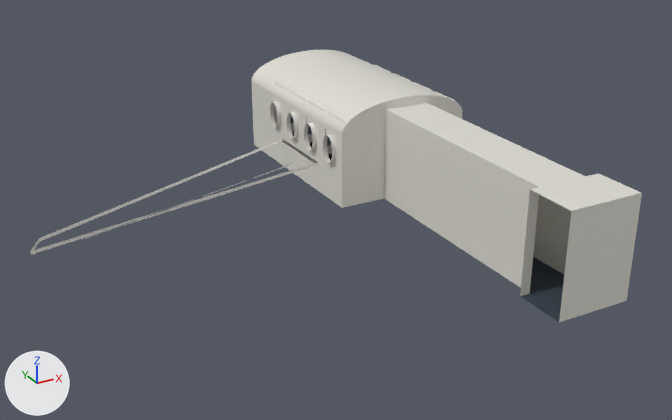
Two versions of the glTF model public/assets/stage/baked/set5.glb, one commit apart.
The view is the same before and after, from a camera (50 mm lens) standing at (-15.74, -14.06, 9.41) and looking at (-6.22, 3.25, 0.75). The axes (+X, +Y, +Z) are drawn at lower left. The lights are the same throughout. The picture after the commit comes second. Where no turn or scale is listed for an object, it has been applied to the vertices. Vertices at exactly the same position are counted once.

The older version as bpy lines, for what is in view:
```python
me_mesh_11 = bpy.data.meshes.new('Mesh_11')
me_mesh_11.from_pydata(...)  # 95878 vertices, 189586 faces; spans x -5.71..5.71, y -6.2..6.2, z -1.32..1.32
me_mesh_11.materials.append(mat_b_aircraftcabin_mat_aluminium)
me_mesh_11.materials.append(mat_b_boardingpassage_mat_cabinfloor)
me_mesh_11.materials.append(mat_b_boardingpassage_mat_cabinwall)
me_mesh_11.materials.append(mat_b_aircraftcabin_mat_skirting)
me_mesh_11.materials.append(mat_b_aircraftseat_mat_cabinseat)
me_mesh_11.materials.append(mat_b_aircraftseat_mat_chairbase)
me_mesh_11.materials.append(mat_b_aircraftseat_mat_bezel)
me_mesh_11.materials.append(mat_b_aircraftseat_mat_chrome)
me_mesh_11.materials.append(mat_b_disclight_mat_lampglobe_pendant)
ob_static = bpy.data.objects.new('Static', me_mesh_11)
ob_static.location = (-7.19, 4.0, 1.32)
```
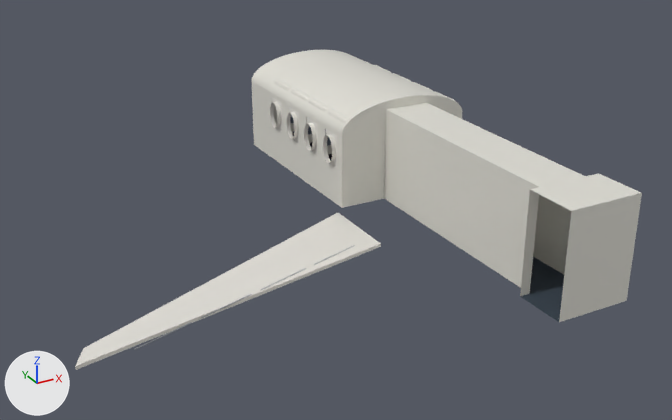
Where the newer file only moved an object's origin or applied its transform, the numbers keep the older frame.

What differs and where, as boxes (x1, y1, x2, y2) in the pictures (672 x 420 px; the box of a moved part takes in the faces that stretch with it):
'Static', reshaped: before (30, 50, 642, 322); after (75, 50, 642, 370)
part 1 of me_mesh_11, moved or reshaped: before (254, 163, 294, 178); after (314, 245, 355, 265)
part 2 of me_mesh_11, moved or reshaped: before (203, 180, 247, 197); after (261, 268, 306, 290)
part 3 of me_mesh_11, moved or reshaped: before (147, 199, 195, 217); after (201, 294, 252, 318)
part 4 of me_mesh_11, moved or reshaped: before (85, 220, 138, 239); after (135, 322, 191, 350)
part 5 of me_mesh_11, moved or reshaped (mostly hidden before): before (30, 139, 318, 254); after (75, 213, 381, 370)

The change in detail:
me_mesh_11 is used by ob_static; location (-7.19, 4.0, 1.32).
me_mesh_11 had 95878 vertices, 189586 faces and spanned x -5.71..5.71, y -6.2..6.2, z -1.32..1.32.
me_mesh_11 now has 95814 vertices, 189588 faces and spans x -5.71..5.71, y -6.2..6.2, z -1.6..1.32.
me_mesh_11 part 1: the loose piece of 8 vertices spanning x 0.09..1.4, y 1.87..2.31, z -0.52..-0.51 is moved by (0.0, -3.2, -1.0).
me_mesh_11 part 2: the loose piece of 8 vertices spanning x -1.46..-0.15, y 1.37..1.81, z -0.52..-0.51 is moved by (0.0, -3.2, -1.0).
me_mesh_11 part 3: the loose piece of 8 vertices spanning x -3.01..-1.7, y 0.87..1.31, z -0.52..-0.51 is moved by (0.0, -3.2, -1.0).
me_mesh_11 part 4: the loose piece of 8 vertices spanning x -4.56..-3.25, y 0.37..0.81, z -0.52..-0.51 is moved by (0.0, -3.2, -1.0).
me_mesh_11 part 5: 237 vertices moved within x 2.21..5.38, y 1.06..4.69, z -0.79..-0.63; 267 vertices removed from x -5.71..5.38, y 0.35..4.69, z -0.78..-0.52; 203 vertices added at x -5.71..5.38, y -2.85..4.69, z -1.6..-0.63.
